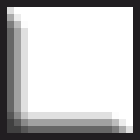
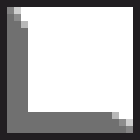
Before/after of a w=140, h=140 layered artwork. What changed in the layer stack:
"Layer 1": opacity 100% → 75% over (x1=7, y1=7, x2=133, y2=133)
